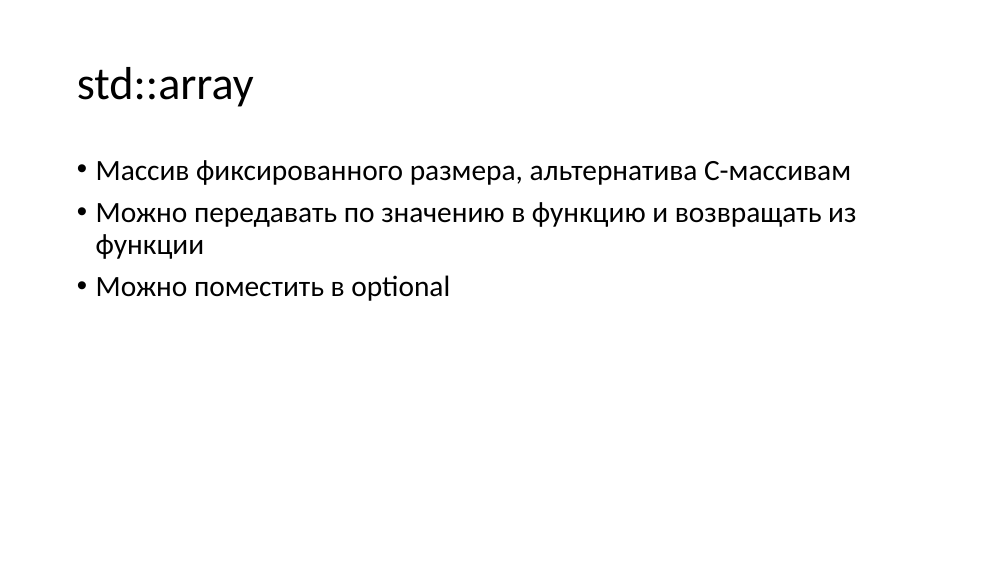
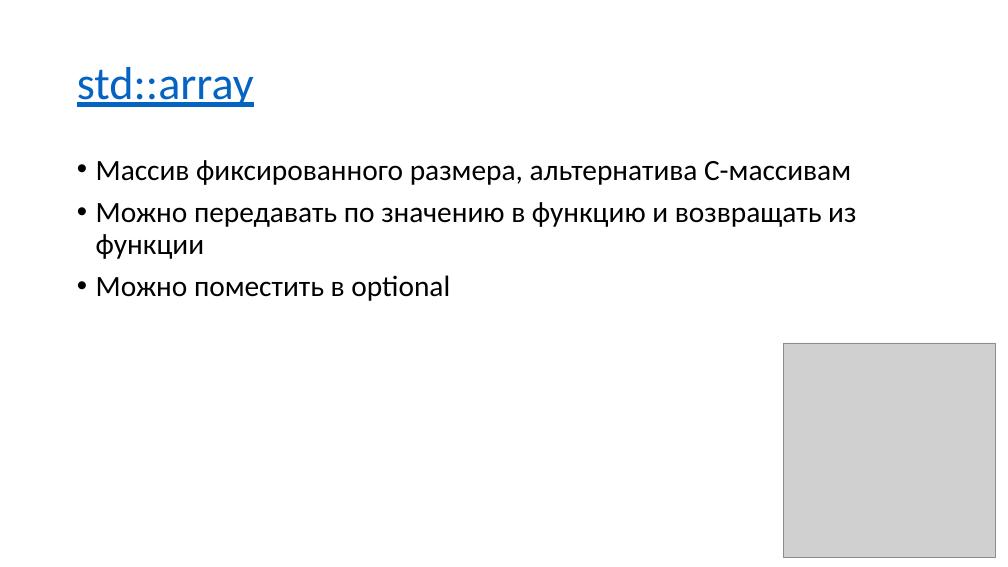
Before and after one commit to alexey-malov/oop, a slide deck: slide 24 of lectures/01/Стандартная библиотека.pptx (slide 23 before the commit). Drawn at 1008x567 pixels with LibreOffice and Linux fonts; fonts in the diff are those of the drawing; grey boxes stand for pictures. Boxes give left, top, right and bottom in pixels: in the first picture for what was removed or moved away, otherwise in the second. Text is boxed around its words. In the diff, an @@ line names an element or a change of style, - is before the commit and + after.

```diff
--- a/lectures/01/Стандартная библиотека.pptx
+++ b/lectures/01/Стандартная библиотека.pptx
@@ title "std::array" at (x1=77, y1=67, x2=254, y2=107): text colour #000000 to #0563C1, underline on @@
@@ picture added at (x1=784, y1=343, x2=996, y2=558) @@
```
Also in this commit, not shown: 7 other slides changed, 2 slides added.
